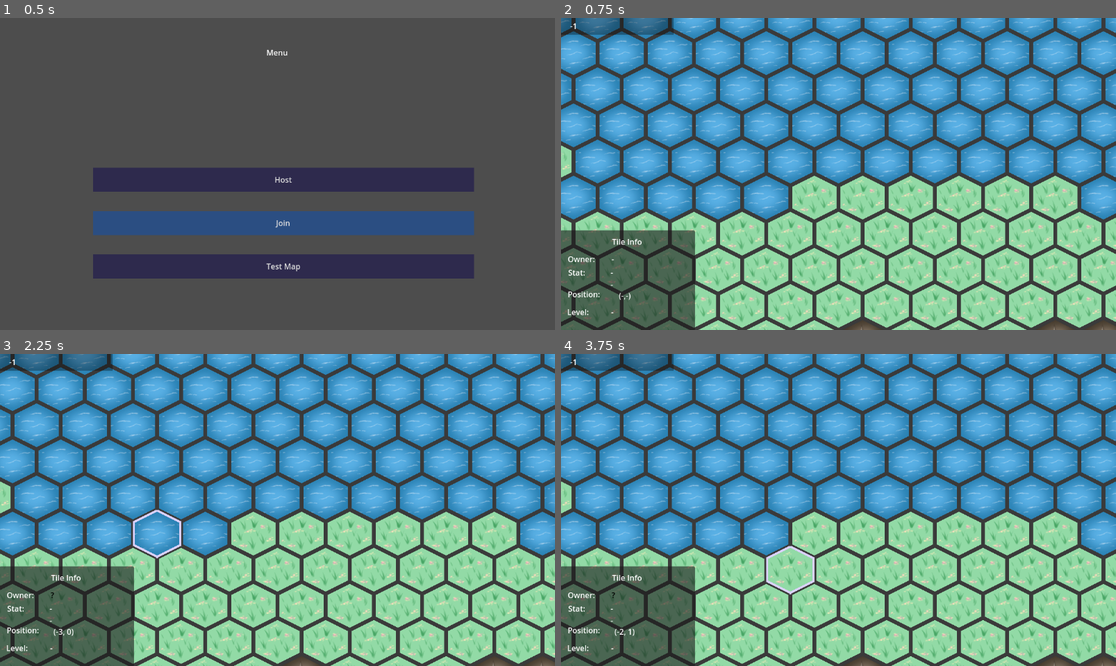
Above: before the commit, frames 1-4 (two rows, left to right).
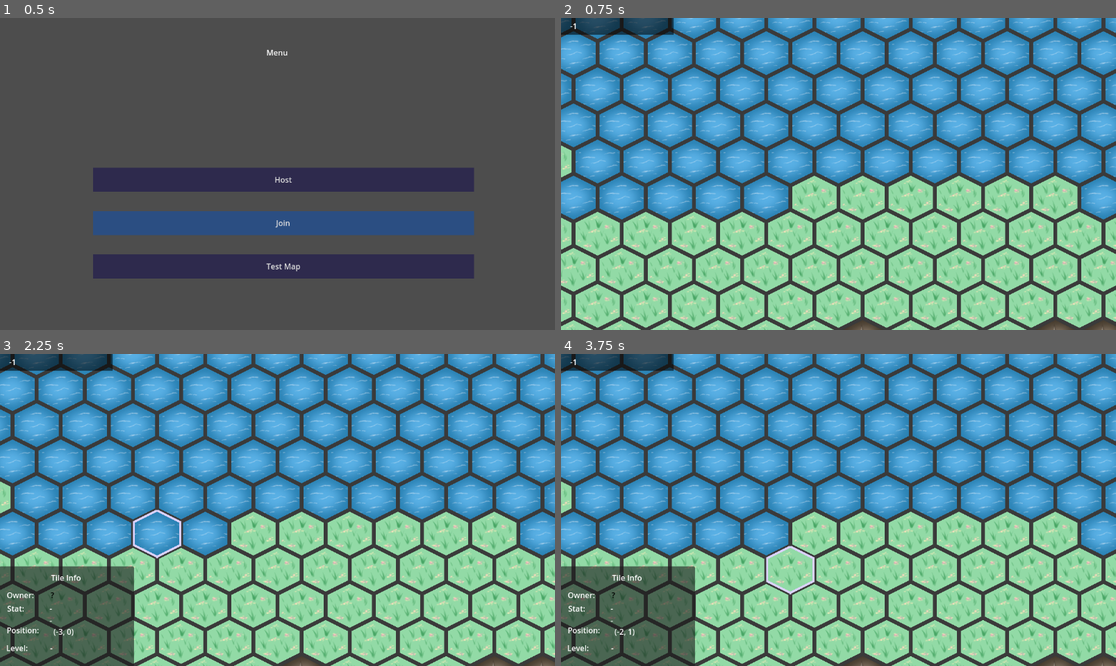
Above: after the commit, the same moments.

Repository: DragonCat4012/Shyv_Game
Game: Godot game, scene res://Scenes/menu.tscn
Two runs of this game, one before a commit and one after it. Both use one fixed random seed, a clock stepped at 60 frames per second and the inputs below.
Inputs (mouse positions are in pixels of both pictures, inside the frame that each line leads up to):
- Up to frame 1 (0.5 s): no input
- Up to frame 2 (0.75 s): click "Test Map" at 0.5 s
- Up to frame 3 (2.25 s): tap Enter at 1.25 s; move the mouse to (399, 494) at 1.27 s; right-click (399, 494) at 1.35 s; tap Space at 2 s; move the mouse to (166, 525) at 2.02 s; click (166, 525) at 2.1 s
- Up to frame 4 (3.75 s): tap Enter at 2.75 s; move the mouse to (894, 441) at 2.77 s; right-click (894, 441) at 2.85 s; tap Space at 3.5 s; move the mouse to (810, 572) at 3.52 s; click (810, 572) at 3.6 s

Frame 1 is identical in both runs. In frame 2, 7.5% of the frame differs, in the area x 0-25%, y 0-100%; in frame 3, 0.9%; in frame 4, 0.9%.

Commit message:
fix wrong visibility tile info panel

Diff:
--- a/Scenes/Game/map.tscn
+++ b/Scenes/Game/map.tscn
@@ -51,7 +51,7 @@
 offset_right = 309.0
 offset_bottom = 36.0
 scale = Vector2(-3.096, 1)
-color = Color(0, 0, 0, 0.329412)
+color = Color(0, 0, 0, 0.564706)
 
 [node name="PeerID" type="Label" parent="Camera2D/Control"]
 layout_mode = 0
@@ -62,6 +62,7 @@
 text = "-1"
 
 [node name="TileInfoPanel" type="Panel" parent="Camera2D/Control"]
+visible = false
 layout_mode = 0
 offset_left = -2.0
 offset_top = 442.0
